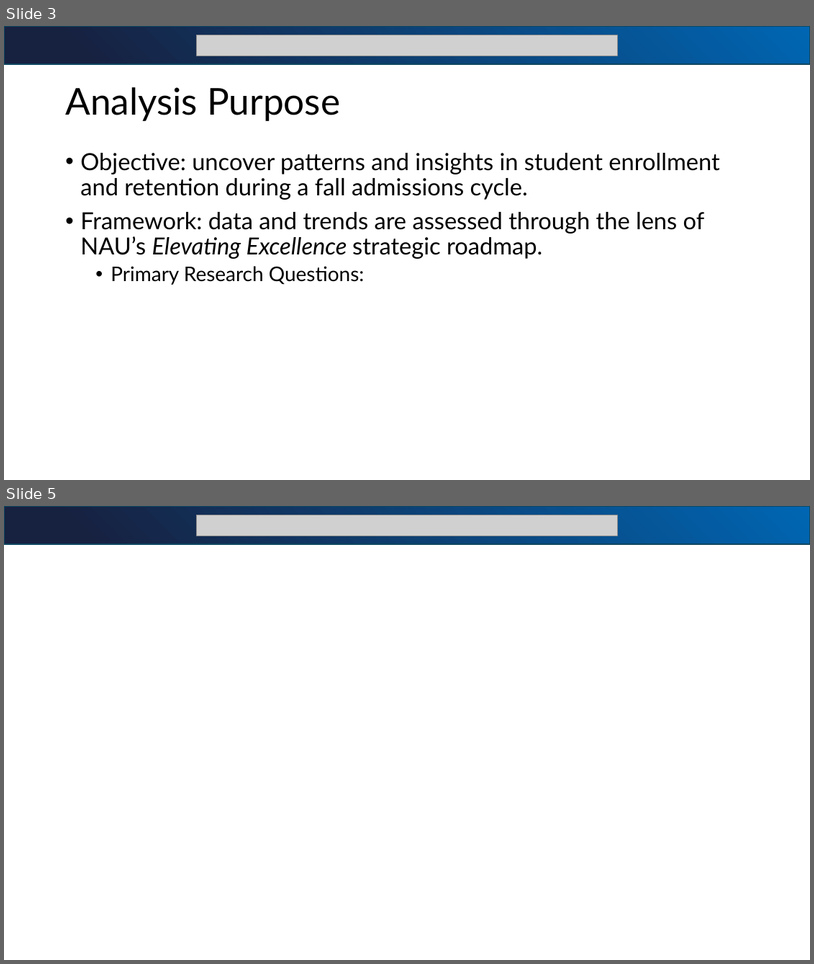
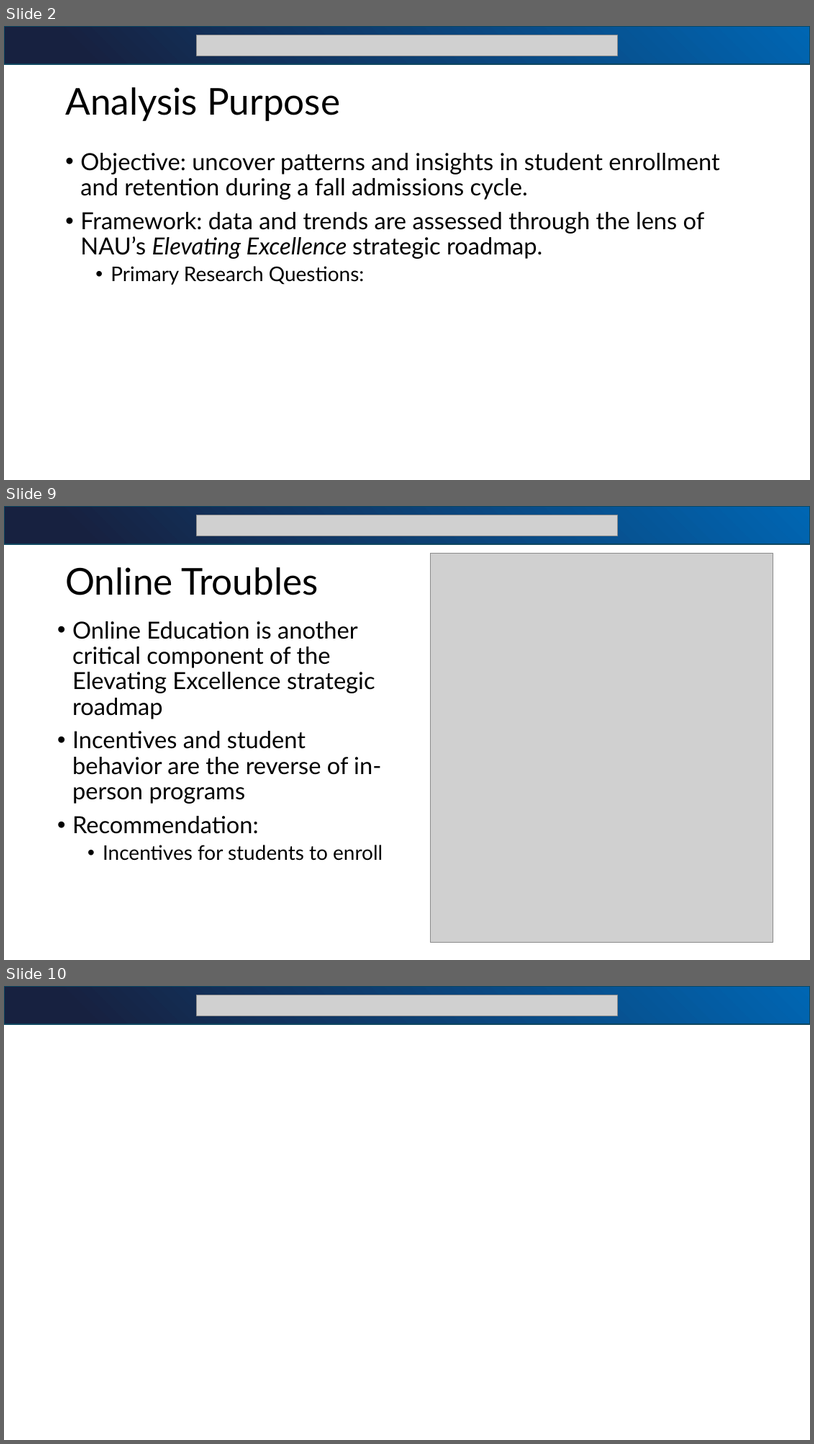
Before and after one commit to bjjefferies/bia_sr_sem_presentation, a slide deck: BIA_SEM_Presentation.pptx. Shown one above the other, each under a label of ours: slides 3 and 5 before the commit, slides 2, 9 and 10 after it; the slides between them are not shown. The pictures are 814x964 and 814x1444 pixels, drawn with LibreOffice and Linux fonts; fonts in the diff are those of the drawing; grey boxes stand for pictures. Boxes give left, top, right and bottom in pixels: in the first picture for what was removed or moved away, otherwise in the second. Text is boxed around its words. In the diff, an @@ line names an element or a change of style, - is before the commit and + after.

```diff
--- a/BIA_SEM_Presentation.pptx
+++ b/BIA_SEM_Presentation.pptx
@@ slide 9 added at [4, 506, 810, 960], background #FFFFFF @@
@@ rectangle added at [4, 506, 810, 544], fill gradient #172140 to #0066B3, outline #104760 1.5 pt @@
@@ picture added at [197, 515, 618, 536] @@
@@ title added at [65, 567, 318, 595], 44 pt, text #000000 @@
+Online Troubles
@@ picture added at [430, 554, 774, 942] @@
@@ text added at [72, 621, 383, 860], 28 pt, text #000000 @@
+• Online Education is another critical component of the Elevating Excellence strategic roadmap
+• Incentives and student behavior are the reverse of in-person programs
+• Recommendation:
+  • Incentives for students to enroll
@@ what was slide 3 is now slide 2 @@
@@ what was slide 5 is now slide 10 @@
```
Also in this commit, not shown: 2 slides changed, 8 other slides added, 1 slide removed, 8 other files.
